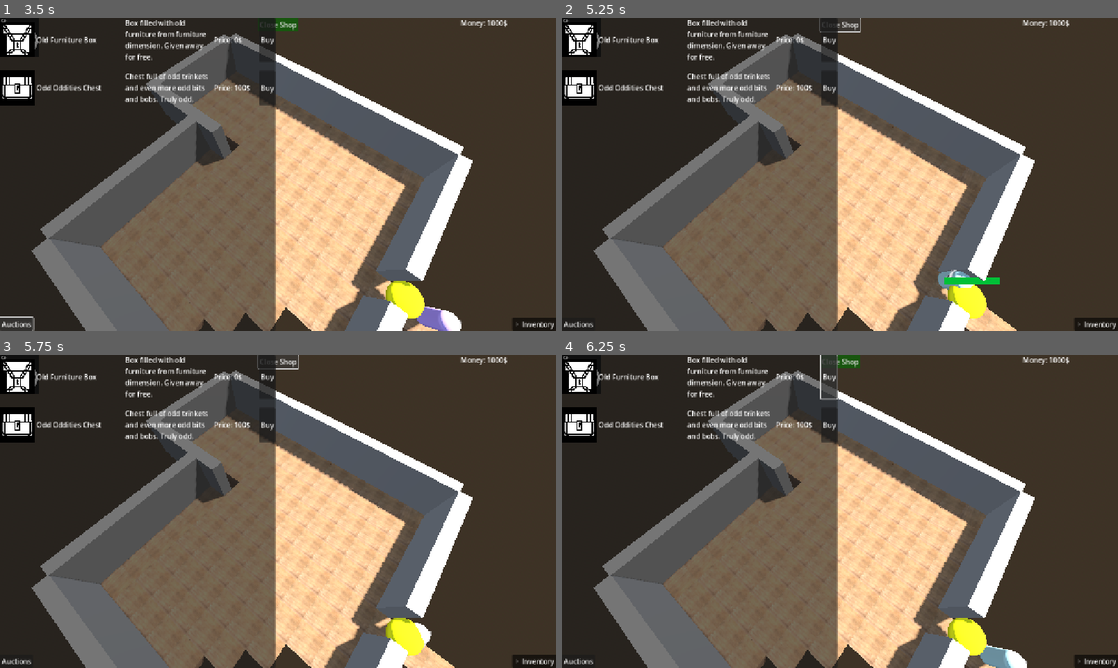
Above: before the commit, frames 1-4 (two rows, left to right).
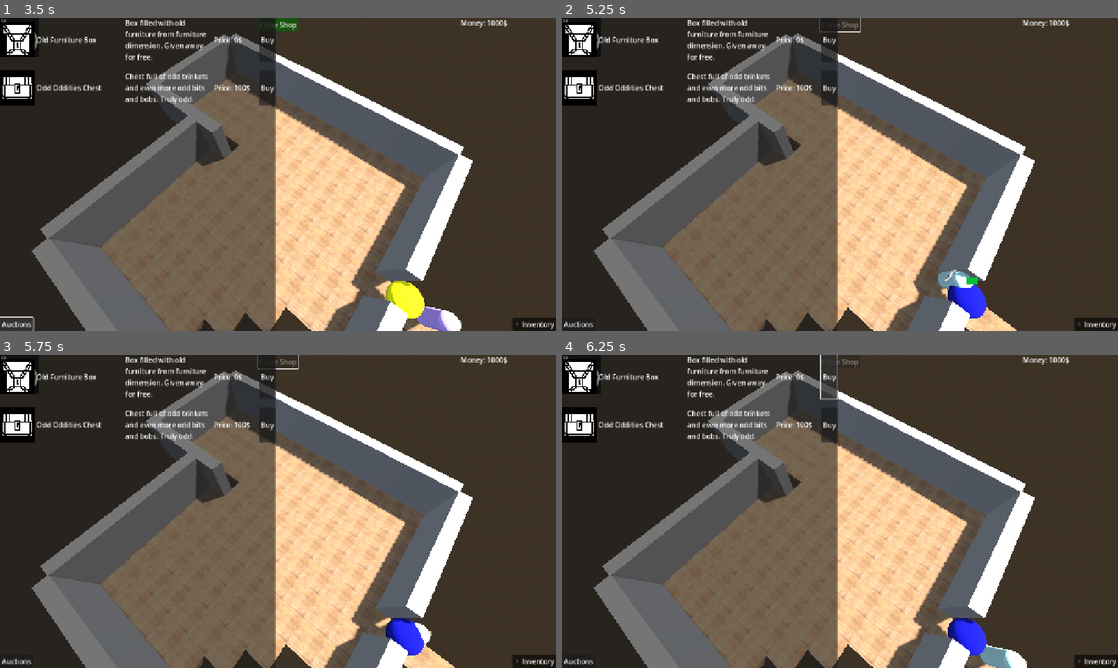
Above: after the commit, the same moments.

Repository: IkutiDev/furniture-hunter
Game: Godot game, scene res://player_room.tscn
Two runs of this game, one before a commit and one after it. Both use one fixed random seed, a clock stepped at 60 frames per second and the inputs below.
Inputs (mouse positions are in pixels of both pictures, inside the frame that each line leads up to):
- Up to frame 1 (3.5 s): click (22, 36) at 0.5 s; click "Open Shop" at 1.25 s; click (411, 39) at 2 s; click "Auctions" at 2.75 s
- Up to frame 2 (5.25 s): click "Buy" at 3.5 s; click (584, 36) at 4.25 s; click "Open Shop" (after the commit: "Close Shop") at 5 s
- Up to frame 3 (5.75 s): no input
- Up to frame 4 (6.25 s): click "Buy" at 5.75 s

Frame 1 is identical in both runs. In frame 2, 0.7% of the frame differs, in the area x 49-79%, y 1-96%; in frame 3, 0.6%; in frame 4, 0.7%, in the area x 49-77%, y 0-96%.

Commit message:
fixes to navmesh on furniture sold and spawner working

Diff:
--- a/non_persons/spawner.gd
+++ b/non_persons/spawner.gd
@@ -62,7 +62,7 @@
 	customer.queue_free()
 	if is_instance_valid(customer):
 		await customer.tree_exited
-	if _customer_count == 0:
+	if _customer_count == 0 and GameManager.game_state == GameManager.GameState.ENDING_DAY:
 		assert(_customer_count == get_tree().get_nodes_in_group("Customer").size())
 		GameManager.set_game_state(GameManager.GameState.NIGHT)
 
--- a/object_placer.gd
+++ b/object_placer.gd
@@ -28,7 +28,8 @@
 func _on_day_started() -> void:
 	deselect_furniture()
 
-func update_navmesh() -> void:
+func update_navmesh(instance : FurnitureInstance) -> void:
+	await get_tree().process_frame
 	nav_mesh_region.bake_navigation_mesh()
 
 func deselect_furniture() -> void:
